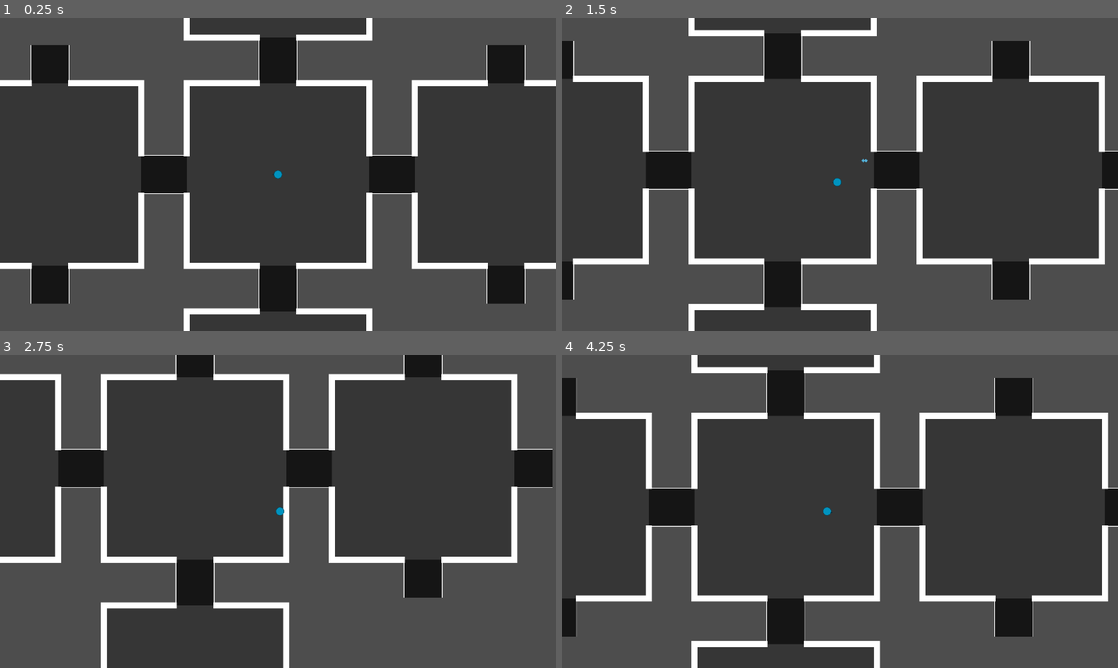
Above: before the commit, frames 1-4 (two rows, left to right).
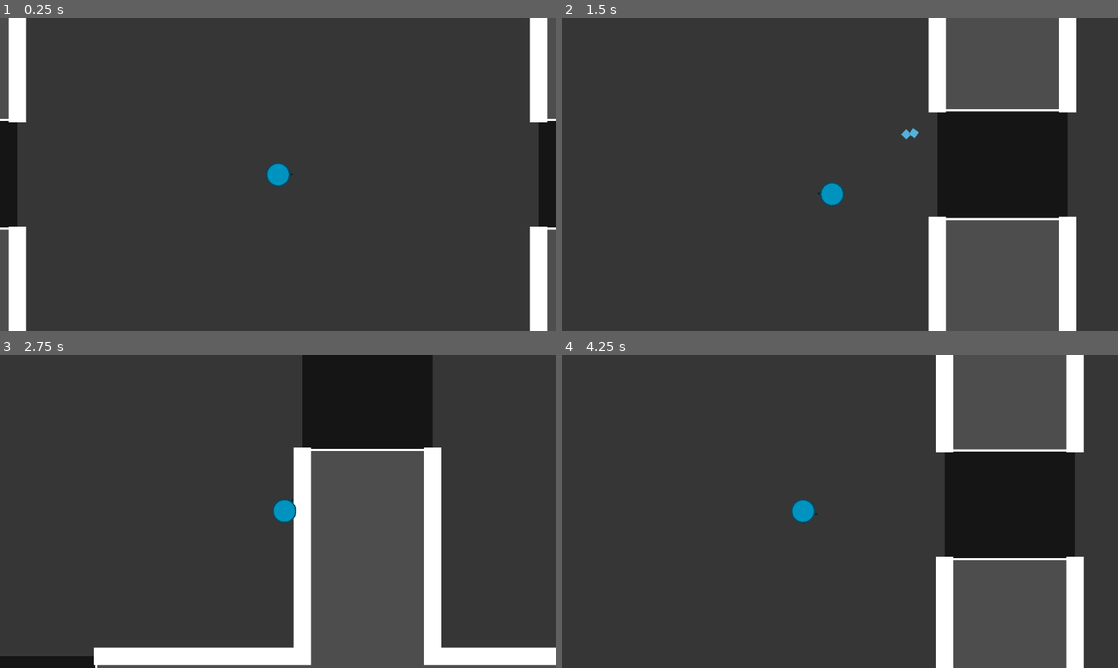
Above: after the commit, the same moments.

Repository: doanryderrhythm/thesis-1-vng-game
Game: Godot game, scene res://scenes/main_scenes/play_scene.tscn
Same seed, same stepped clock (60 frames per second), same inputs: the game is played once before the commit and once after it.
Inputs (mouse positions are in pixels of both pictures, inside the frame that each line leads up to):
- Up to frame 1 (0.25 s): no input
- Up to frame 2 (1.5 s): tap Enter at 0.5 s; move the mouse to (962, 158) at 0.52 s; hold Right (right) 0.53-1.28 s; tap Space (dash) at 0.6, 1.35 s; click (962, 158) at 0.67 s; move the mouse to (728, 190) at 1.27 s; hold Down (down) from 1.28 s (still down)
- Up to frame 3 (2.75 s): move the mouse to (333, 442) at 2.02 s; release Down (down) at 2.03 s; hold Right (right) from 2.03 s (still down); tap Space (dash) at 2.1 s
- Up to frame 4 (4.25 s): move the mouse to (812, 574) at 2.77 s; release Right (right) at 2.78 s; hold Up (up) 2.78-3.53 s; tap Space (dash) at 2.85, 3.6 s; click (812, 574) at 2.92 s; move the mouse to (1006, 558) at 3.52 s; hold Left (left) from 3.53 s (still down)

The runs differ from the first frame. In frame 1, 20% of the frame differs, in the area x 0-100%, y 0-100%; in frame 2, 26%; in frame 3, 25%; in frame 4, 26%.

Commit message:
Make the enemies shoot correctly

Diff:
--- a/untitled-thesis-1-game/scenes/main_scenes/play_scene.tscn
+++ b/untitled-thesis-1-game/scenes/main_scenes/play_scene.tscn
@@ -14,5 +14,5 @@
 [node name="Player" parent="." unique_id=556700346 instance=ExtResource("1_tt14s")]
 
 [node name="Camera2D" type="Camera2D" parent="Player" unique_id=1918493937]
-zoom = Vector2(0.175, 0.175)
+zoom = Vector2(0.5, 0.5)
 position_smoothing_enabled = true
--- a/untitled-thesis-1-game/scripts/autoload/game_manager.gd
+++ b/untitled-thesis-1-game/scripts/autoload/game_manager.gd
@@ -52,7 +52,7 @@
 
 		dir.list_dir_end()
 
-		min_enemies_num = 0
+		min_enemies_num = 1
 		max_enemies_num = enemy_scenes.size()
 
 func spawn_enemies(first_point: Vector2, last_point: Vector2) -> void:
@@ -139,6 +139,10 @@
 	return null
 
 func delete_room(_id_x: int, _id_y: int) -> void:
+	rooms = rooms.filter(func(room):
+		return is_instance_valid(room)
+	)
+
 	for room in rooms:
 		if _id_x == room.id_x and _id_y == room.id_y:
 			continue
--- a/untitled-thesis-1-game/scripts/enemies/base_enemy.gd
+++ b/untitled-thesis-1-game/scripts/enemies/base_enemy.gd
@@ -29,7 +29,10 @@
 		bullet.global_position = shoot_markers[i].global_position
 		bullet.texture = bullet_stats.texture
 		bullet.speed = randf_range(bullet_stats.min_speed, bullet_stats.max_speed)
-		bullet.angle = rotation
+		bullet.angle = atan2(
+			(shoot_markers[i].global_position.y - global_position.y),
+			(shoot_markers[i].global_position.x - global_position.x)
+			)
 		bullet.damage = bullet_stats.damage
 		get_tree().current_scene.add_child(bullet)
 
